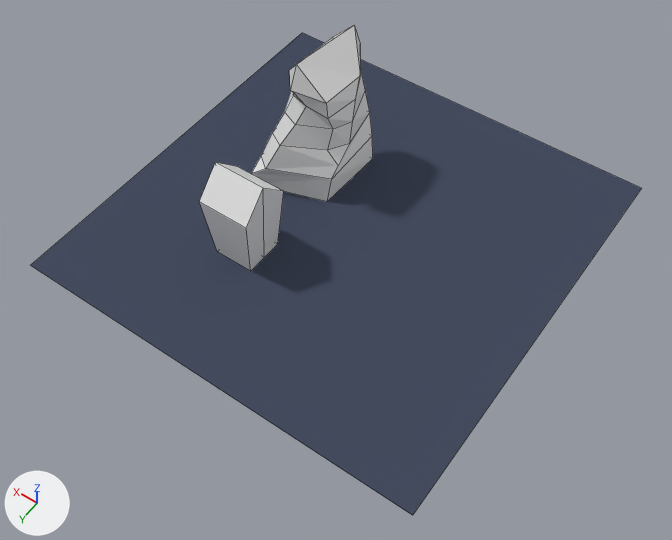
One commit to the Blender file Assets/3D_char/terrain.blend: the scene before it, then after it.
Both versions are drawn from a 50 mm camera at (-12.6, 18.2, 25.7) aimed at (-1.2, 2.3, 0.7). Lighting does not change. The marker at lower left points along +X, +Y and +Z. Mesh edges are drawn as thin lines.

The older version as bpy lines, for what is in view:
```python
me_cube = bpy.data.meshes.new('Cube')
me_cube.from_pydata(...)  # 43 vertices, 41 faces; spans x -1.33..1.71, y -1.69..2.51, z -1.0..4.7
me_cube_001 = bpy.data.meshes.new('Cube.001')
me_cube_001.from_pydata(...)  # 12 vertices, 10 faces; spans x -1.0..1.0, y -1.0..1.0, z -1.0..2.73
me_plane_002 = bpy.data.meshes.new('Plane.002')
me_plane_002.from_pydata([(-1.0, -1.0, 0.0), (1.0, -1.0, 0.0), (-1.0, 1.0, 0.0), (1.0, 1.0, 0.0)], [], [(0, 1, 3, 2)])
me_plane_002.materials.append(mat_material)  # dark blue #454d5f
ob_cube = bpy.data.objects.new('Cube', me_cube)
ob_cube.location = (2.38, -2.11, 1.0)
ob_cube_001 = bpy.data.objects.new('Cube.001', me_cube_001)
ob_cube_001.location = (2.25, 2.9, 1.0)
ob_plane = bpy.data.objects.new('Plane', me_plane_002)
ob_plane.location = (0.0, 0.0, 0.0)
ob_plane.scale = (7.95, 7.95, 7.95)
```
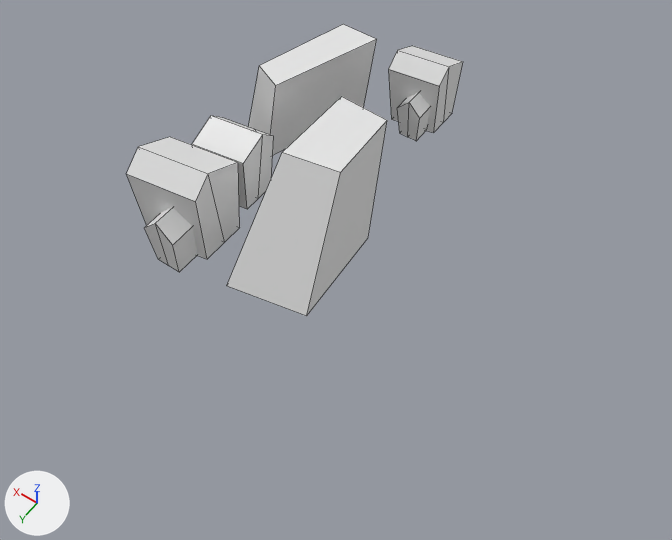
Patch to the scene script:
```diff
--- a/Assets/3D_char/terrain.blend.py
+++ b/Assets/3D_char/terrain.blend.py
@@ me_cube_001 @@
 # used by ob_cube_001; location = (2.25, 2.9, 1.0)
-me_cube_001.from_pydata(...)  # 12 vertices, 10 faces; spans x -1.0..1.0, y -1.0..1.0, z -1.0..2.73
+me_cube_001.from_pydata(...)  # 24 vertices, 20 faces; spans x -1.16..0.92, y -0.96..1.48, z -1.07..2.03
+# me_cube_001 part 3: the whole mesh is rebuilt
@@ me_cube @@
 # used by ob_cube; location = (2.38, -2.11, 1.0)
 # verts and faces of me_cube; kept vertices keep their numbers, new ones are numbered from 43
-me_cube.from_pydata(...)  # 43 vertices, 41 faces; spans x -1.33..1.71, y -1.69..2.51, z -1.0..4.7
+me_cube.from_pydata(...)  # 8 vertices, 6 faces; spans x 2.2..5.87, y -5.45..-0.85, z 0.0..4.17
+# me_cube part 1: the whole mesh is rebuilt
+# me_cube part 2
+verts[43] = (3.0, -5.45, 0.0)
+verts[44] = (2.2, -4.97, 4.17)  # pixel (376, 39)
+verts[45] = (4.44, -1.05, 0.0)
+verts[46] = (3.63, -0.85, 4.17)  # pixel (275, 85)
+verts[47] = (4.8, -5.45, 0.0)
+verts[48] = (3.68, -4.97, 4.17)  # pixel (343, 24)
+verts[49] = (5.87, -1.54, 0.0)
+verts[50] = (4.75, -1.34, 4.17)  # pixel (259, 65)
+faces += [(43, 44, 46, 45), (45, 46, 50, 49), (47, 49, 50, 48), (43, 47, 48, 44), (43, 45, 49, 47), (44, 48, 50, 46)]
@@ me_cube_006 @@
+me_cube_006.from_pydata(...)  # 24 vertices, 20 faces; spans x -1.5..1.2, y -1.24..1.92, z -1.39..2.63
@@ me_cube_002 @@
+me_cube_002.from_pydata(...)  # 24 vertices, 20 faces; spans x 3.24..5.32, y -0.53..1.91, z 0.0..3.1
@@ me_cube_004 @@
+me_cube_004.from_pydata([(-1.04, -2.25, -2.37), (0.46, -0.02, 2.37), (0.39, 2.15, -2.37), (1.52, 3.04, 2.37), (1.99, -2.67, -2.37), (2.48, -0.33, 2.37), (3.06, 1.23, -2.37), (3.27, 2.35, 2.37)], [], [(0, 1, 3, 2), (2, 3, 7, 6), (6, 7, 5, 4), (4, 5, 1, 0), (2, 6, 4, 0), (7, 3, 1, 5)])
@@ ob_cube_001 @@
 ob_cube_001 = bpy.data.objects.new('Cube.001', me_cube_001)
-ob_cube_001.location = (2.25, 2.9, 1.0)
+ob_cube_001.location = (0.77, -6.0, 1.07)
@@ ob_cube @@
 ob_cube = bpy.data.objects.new('Cube', me_cube)
-ob_cube.location = (2.38, -2.11, 1.0)
+ob_cube.location = (0.0, 0.0, 0.0)
@@ ob_plane @@
-ob_plane = bpy.data.objects.new('Plane', me_plane_002)
-ob_plane.location = (0.0, 0.0, 0.0)
-ob_plane.scale = (7.95, 7.95, 7.95)
@@ ob_cube_003 @@
+ob_cube_003 = bpy.data.objects.new('Cube.003', me_cube_006)
+ob_cube_003.location = (4.33, 3.89, 1.07)
+ob_cube_003.rotation_euler = (0.0, 0.0, -3.142)  # degrees (0, 0, -180)
@@ ob_cube_000 @@
+ob_cube_000 = bpy.data.objects.new('Cube.000', me_cube_002)
+ob_cube_000.location = (0.0, 0.0, 0.0)
@@ ob_cube_002 @@
+ob_cube_002 = bpy.data.objects.new('Cube.002', me_cube_004)
+ob_cube_002.location = (1.53, 2.18, 2.37)
+ob_cube_002.rotation_euler = (0.0, 0.0, -2.809)  # degrees (0, 0, -161)
```

Pixel boxes [x1, y1, x2, y2] of what changed, in the pictures (672 x 540 px):
'Plane', deleted (blue)
    before: [31, 33, 641, 516]
'Cube.002', added
    after: [227, 96, 387, 316]
'Cube', reshaped, moved (25% shorter)
    before: [251, 25, 373, 202]
    after: [249, 24, 377, 156]
'Cube.001', reshaped, moved (13% narrower, 13% shorter)
    before: [199, 162, 284, 271]
    after: [389, 46, 463, 141]
'Cube.003', added
    after: [127, 137, 240, 272]
'Cube.000', added
    after: [192, 116, 273, 209]
part 1 of me_cube, deleted
    before: [251, 25, 373, 202]
part 2 of me_cube, added
    after: [249, 24, 377, 156]
